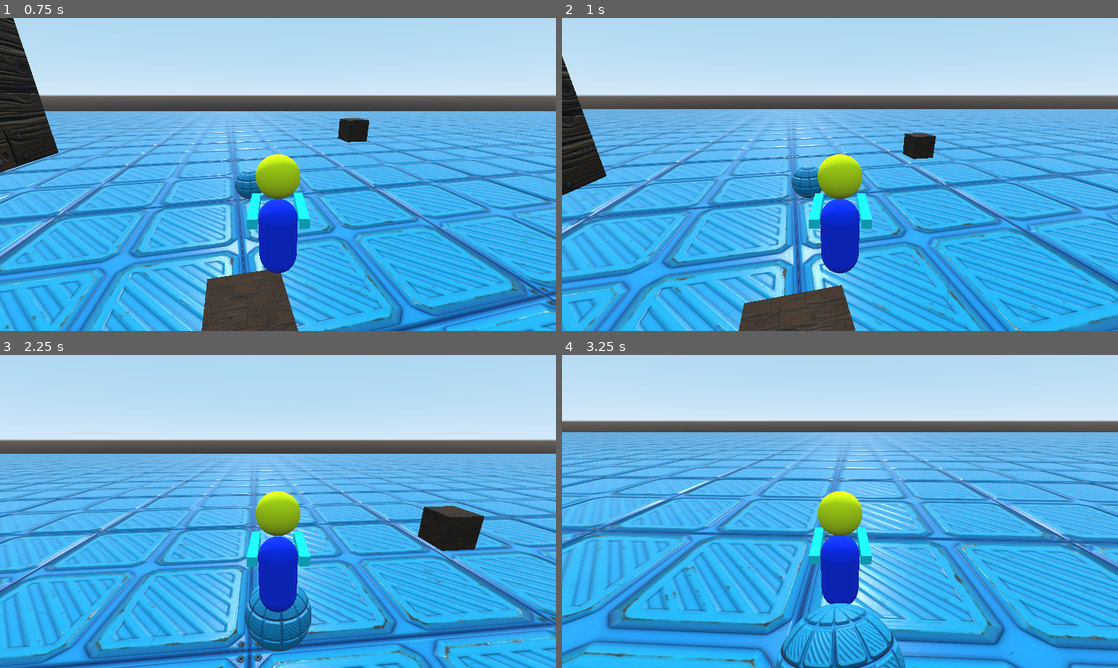
Above: before the commit, frames 1-4 (two rows, left to right).
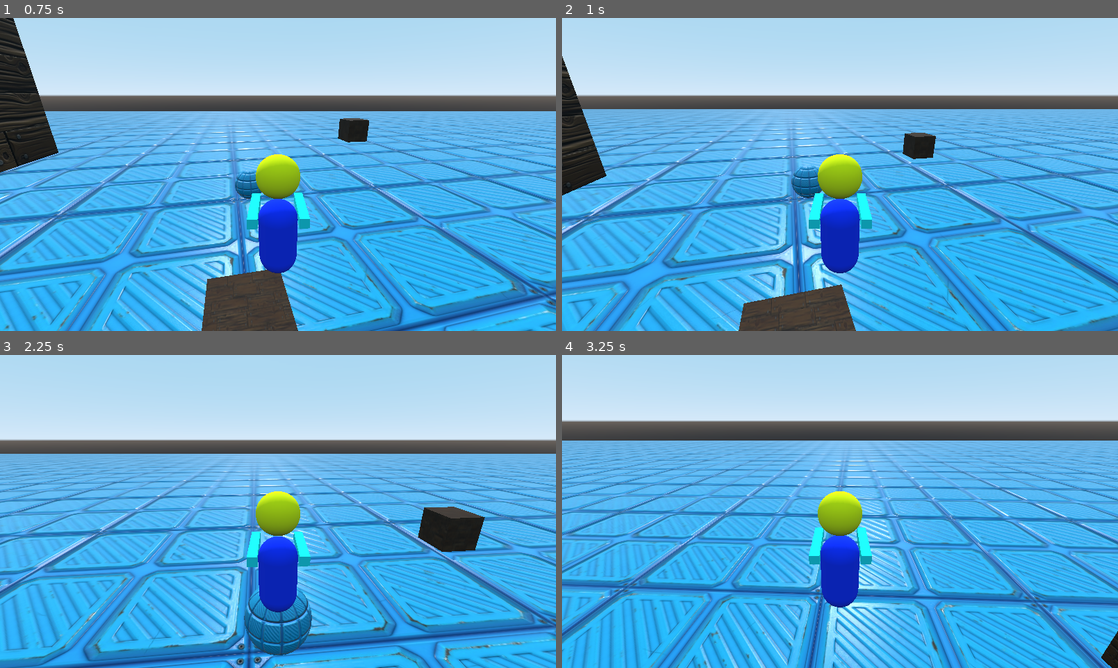
Above: after the commit, the same moments.

Repository: 3DSurvivalRTS/Game
Game: Godot game, scene res://test_content/TestEnv.tscn
The game is run twice, just before and just after one commit, with the same random seed, the same clock (stepped at 60 frames per second) and the same inputs.
Inputs (mouse positions are in pixels of both pictures, inside the frame that each line leads up to):
- Up to frame 1 (0.75 s): move the mouse to (305, 174) at 0.52 s; hold W (move_forward) from 0.53 s (still down)
- Up to frame 2 (1 s): keep holding W (move_forward); tap Space (action_jump) at 0.77 s
- Up to frame 3 (2.25 s): keep holding W (move_forward); move the mouse to (250, 511) at 1.27 s; tap Space (action_jump) at 1.52 s; move the mouse to (289, 505) at 2.02 s
- Up to frame 4 (3.25 s): keep holding W (move_forward); move the mouse to (834, 517) at 2.77 s; tap Space (action_jump) at 3.02 s

Frame 1 is identical in both runs. In frame 2, 0.3% of the frame differs, in the area x 0-100%, y 35-100%; in frame 3, 18%; in frame 4, 41%, in the area x 0-100%, y 24-100%.

Commit message:
Updated test env and player scene

Diff:
--- a/test_content/TestEnv.tscn
+++ b/test_content/TestEnv.tscn
@@ -14,6 +14,8 @@
 [ext_resource path="res://test_content/textures/wooden_planks/Stylized_Wood_Planks_001_ambientOcclusion.jpg" type="Texture" id=12]
 [ext_resource path="res://test_content/textures/wooden_planks/Stylized_Wood_Planks_001_height.png" type="Texture" id=13]
 [ext_resource path="res://test_content/components/CameraComponent/CameraComponent.tscn" type="PackedScene" id=14]
+
+[sub_resource type="PhysicsMaterial" id=11]
 
 [sub_resource type="BoxShape" id=1]
 
@@ -40,6 +42,9 @@
 
 [sub_resource type="CubeMesh" id=3]
 material = SubResource( 2 )
+
+[sub_resource type="PhysicsMaterial" id=12]
+rough = true
 
 [sub_resource type="SphereShape" id=4]
 
@@ -97,9 +102,12 @@
 [node name="Spatial" type="Spatial"]
 script = ExtResource( 2 )
 
-[node name="RigidBody" type="RigidBody" parent="."]
+[node name="RigidBody" type="RigidBody" parent="." groups=[
+"bodies",
+]]
 transform = Transform( 1, 0, 0, 0, 1, 0, 0, 0, 1, -21.7434, 11.3413, -1.98821 )
-mass = 0.102041
+mass = 5.59
+physics_material_override = SubResource( 11 )
 __meta__ = {
 "_edit_group_": true
 }
@@ -113,7 +121,9 @@
 mesh = SubResource( 3 )
 material/0 = null
 
-[node name="RigidBody2" type="RigidBody" parent="."]
+[node name="RigidBody2" type="RigidBody" parent="." groups=[
+"bodies",
+]]
 transform = Transform( 1, 0, 0, 0, 1, 0, 0, 0, 1, 11.312, 7.00896, -16.2929 )
 __meta__ = {
 "_edit_group_": true
@@ -126,7 +136,9 @@
 mesh = SubResource( 3 )
 material/0 = null
 
-[node name="WoodenBox" type="RigidBody" parent="."]
+[node name="WoodenBox" type="RigidBody" parent="." groups=[
+"bodies",
+]]
 transform = Transform( 1, 0, 0, 0, 1, 0, 0, 0, 1, -0.402126, 4.124, -0.208814 )
 mass = 10.0
 __meta__ = {
@@ -140,9 +152,11 @@
 mesh = SubResource( 3 )
 material/0 = null
 
-[node name="MetallicSphere" type="RigidBody" parent="."]
+[node name="MetallicSphere" type="RigidBody" parent="." groups=[
+"bodies",
+]]
 transform = Transform( 1, 0, 0, 0, 1, 0, 0, 0, 1, 0.530477, 3.98867, -10.2952 )
-mass = 100.0
+physics_material_override = SubResource( 12 )
 __meta__ = {
 "_edit_group_": true
 }
--- a/test_content/characters/PlayerDummy/PlayerDummy.tscn
+++ b/test_content/characters/PlayerDummy/PlayerDummy.tscn
@@ -73,3 +73,4 @@
 transform = Transform( 1, 0, 0, 0, 1, 0, 0, 0, 1, 0, 1.62534, 0 )
 
 [node name="Controller" parent="." instance=ExtResource( 1 )]
+push = 1
Not shown: 1 places in test_content/TestEnv.tscn that only renumber resources
